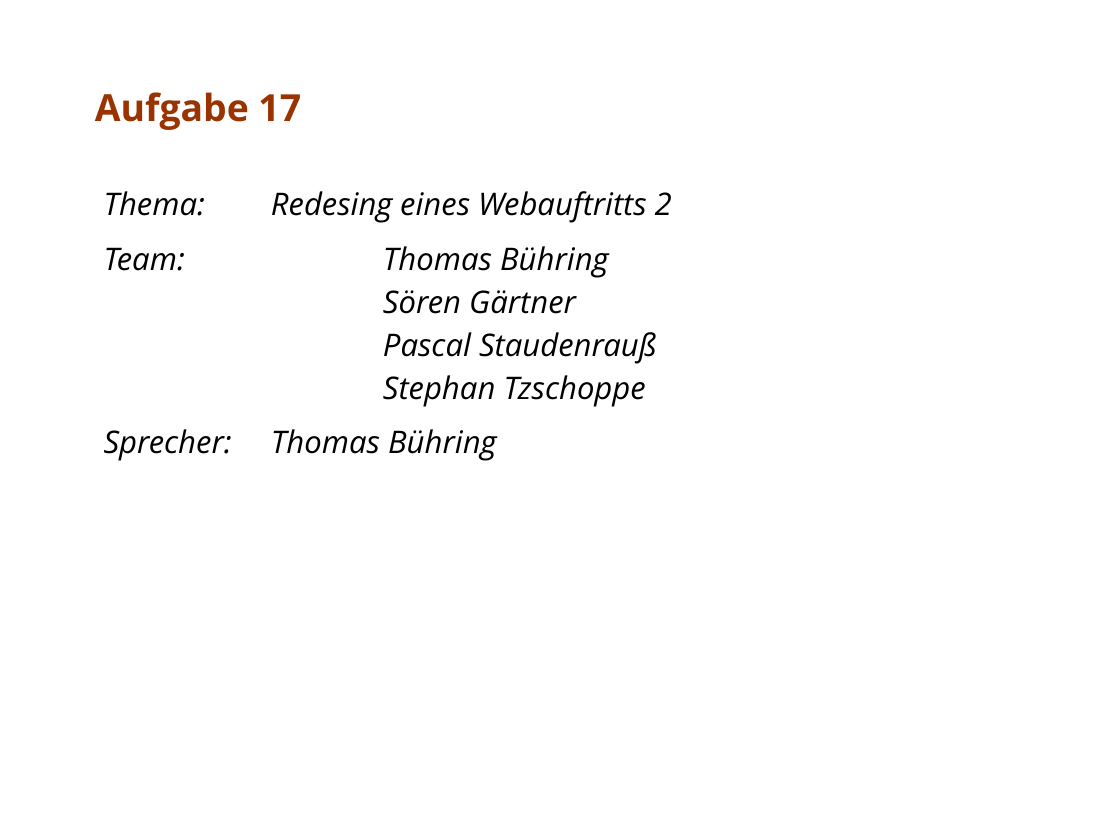
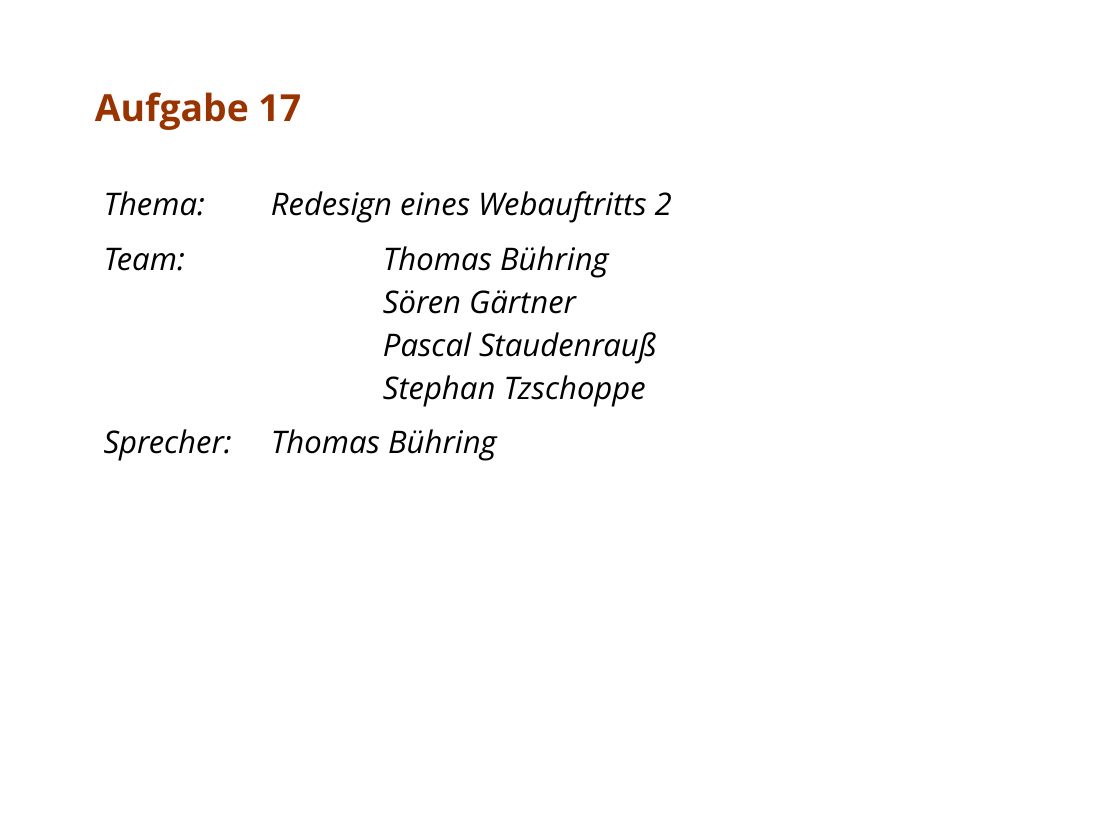
Before and after one commit to stzschoppe/sw-ergonomie, a slide deck: slide 1 of aufgabe17/doc/team17.ppt. Drawn at 1120x840 pixels with LibreOffice and Linux fonts; fonts in the diff are those of the drawing. Boxes give left, top, right and bottom in pixels: in the first picture for what was removed or moved away, otherwise in the second. Text is boxed around its words. In the diff, an @@ line names an element or a change of style, - is before the commit and + after.

```diff
--- a/aufgabe17/doc/team17.ppt
+++ b/aufgabe17/doc/team17.ppt
@@ text at [104,191,672,223]: text changed @@
-Thema: Redesing eines Webauftritts 2
+Thema: Redesign eines Webauftritts 2
```
Also in this commit, not shown: 1 other file.
